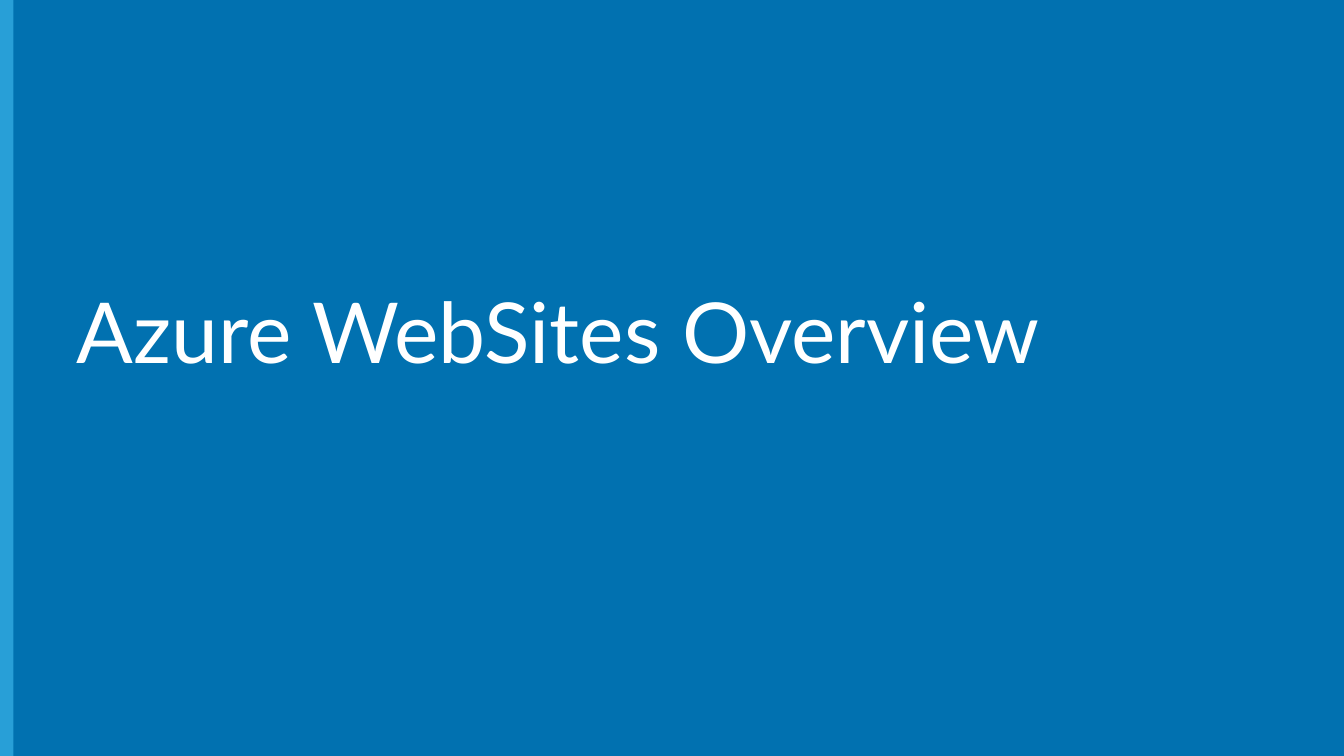
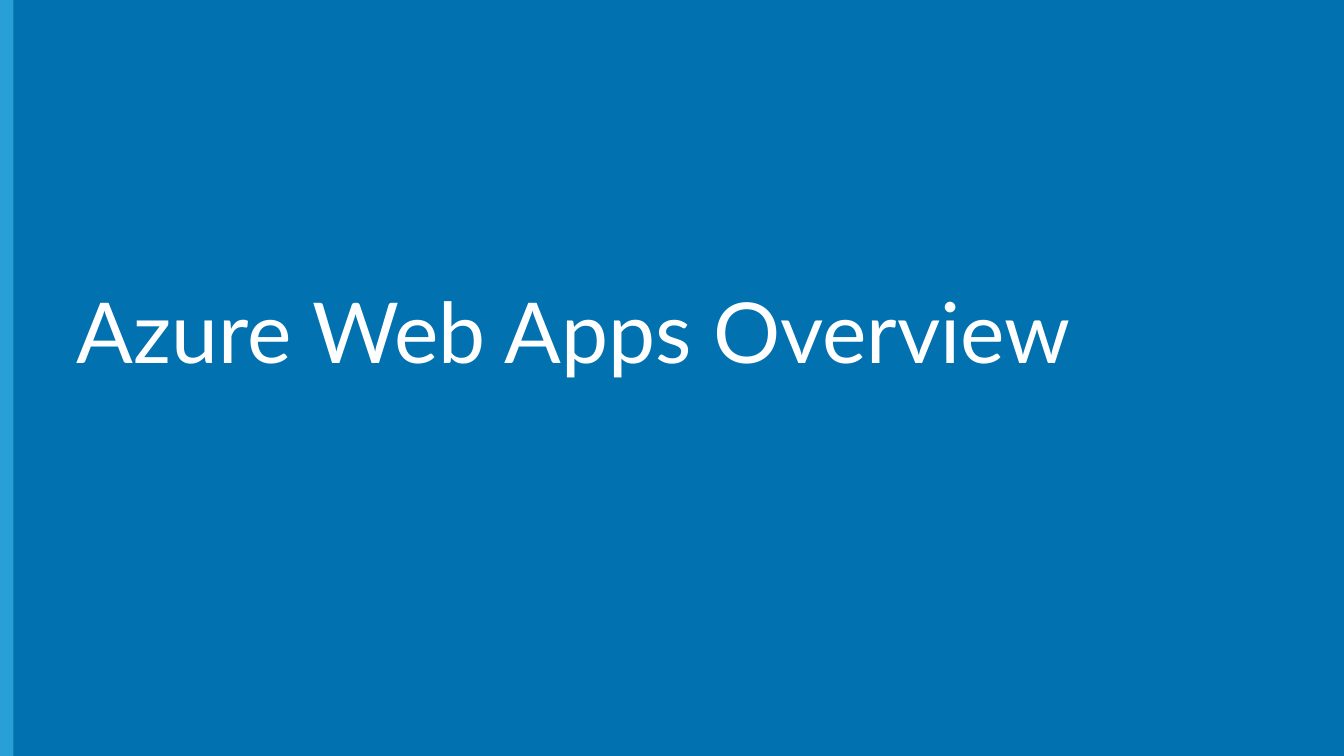
Before and after one commit to Microsoft-Web/NodeCamp, a slide deck: slide 3 of Presentation/AzureDeployAndDebug/AzureDeployAndDebug.pptx. Drawn at 1344x756 pixels with LibreOffice and Linux fonts; fonts in the diff are those of the drawing; background and template pictures are left out. Boxes give left, top, right and bottom in pixels: in the first picture for what was removed or moved away, otherwise in the second. Text is boxed around its words. In the diff, an @@ line names an element or a change of style, - is before the commit and + after.

```diff
--- a/Presentation/AzureDeployAndDebug/AzureDeployAndDebug.pptx
+++ b/Presentation/AzureDeployAndDebug/AzureDeployAndDebug.pptx
@@ title at bbox=[77, 301, 1071, 378]: text changed @@
-Azure WebSites Overview
+Azure Web Apps Overview
```
Also in this commit, not shown: 3 other slides changed, 8 slides removed, 1 other file.
